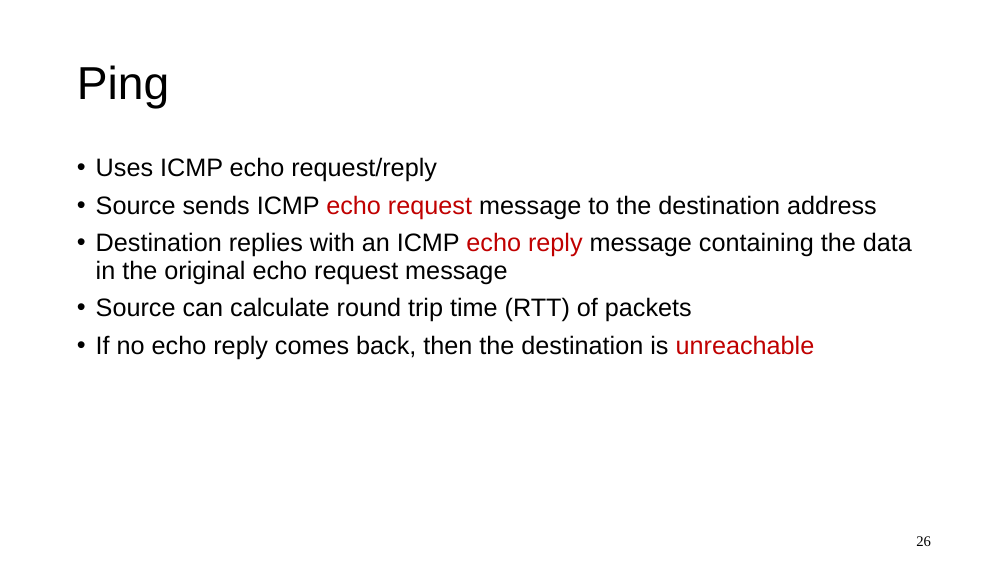
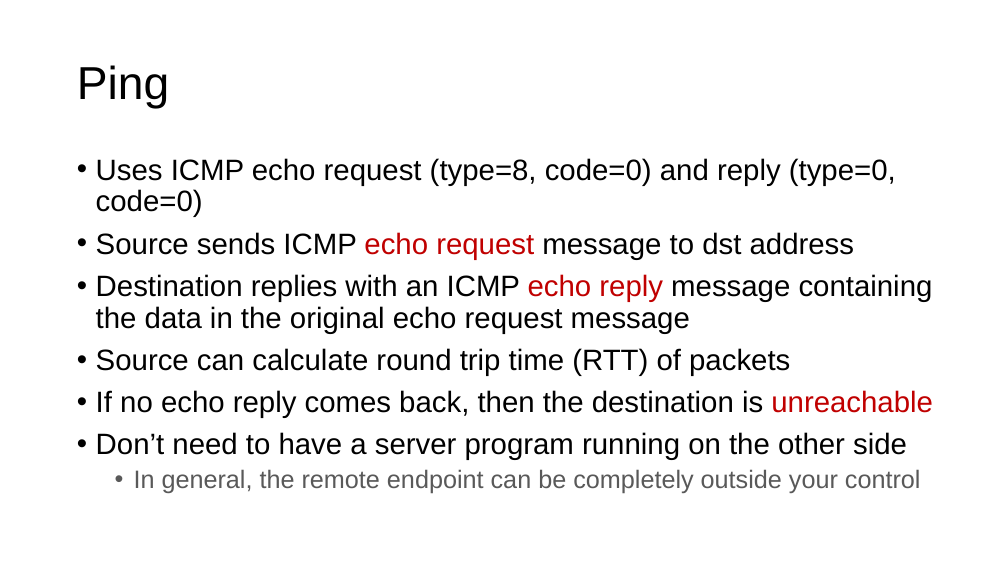
Before and after one commit to ngsrinivas/coursegen, a slide deck: slide 25 of ex/352-S21/staging/352-S21/lectures/network-protocols-1.pptx (slide 26 before the commit). Drawn at 1008x567 pixels with LibreOffice and Linux fonts; fonts in the diff are those of the drawing. Boxes give left, top, right and bottom in pixels: in the first picture for what was removed or moved away, otherwise in the second. Text is boxed around its words. In the diff, an @@ line names an element or a change of style, - is before the commit and + after.

```diff
--- a/ex/352-S21/staging/352-S21/lectures/network-protocols-1.pptx
+++ b/ex/352-S21/staging/352-S21/lectures/network-protocols-1.pptx
@@ text at <box>96,158,896,260</box>: text changed; size 24 to 28 pt @@
-• Uses ICMP echo request/reply
-• Source sends ICMP echo request message to the destination address
+• Uses ICMP echo request (type=8, code=0) and reply (type=0, code=0)
+• Source sends ICMP echo request message to dst address
@@ text at <box>96,274,933,418</box>: size 24 to 28 pt in "Destination replies with an ICMP echo reply ...", "Source can calculate round trip time (RTT) ...", "If no echo reply comes back, then ..." @@
@@ text at <box>96,432,921,493</box>: paragraphs added @@
+• Don’t need to have a server program running on the other side
+  • In general, the remote endpoint can be completely outside your control
@@ page number removed at <box>916,536,931,546</box> @@
-26
```
Also in this commit, not shown: 16 other slides changed, 9 slides added, 9 slides removed, 1 other file.
